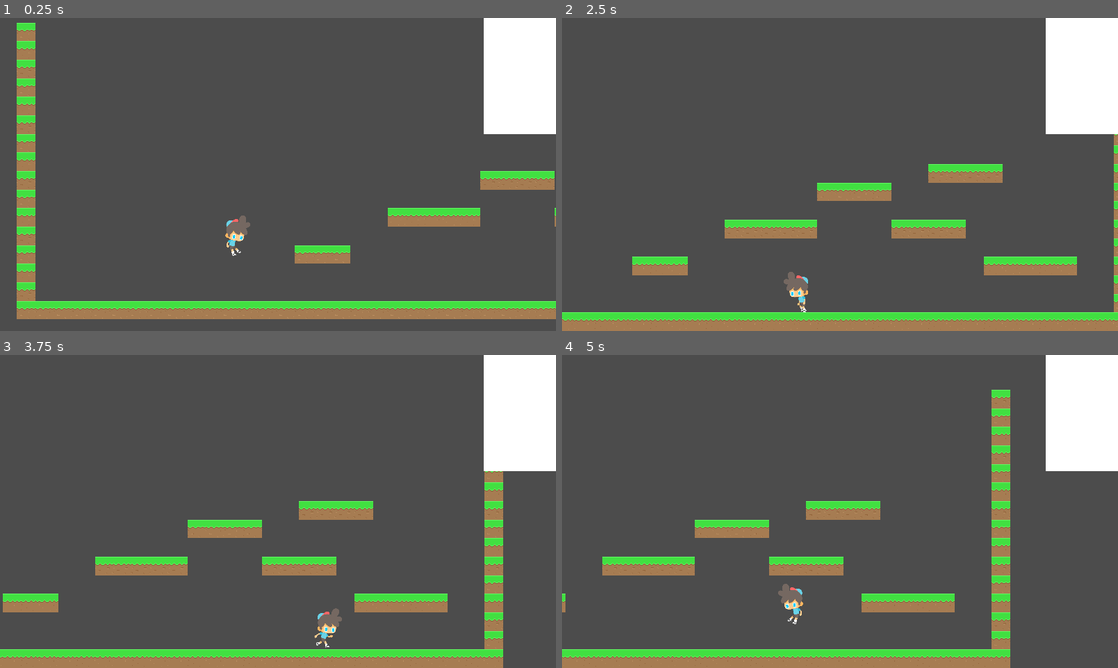
Above: before the commit, frames 1-4 (two rows, left to right).
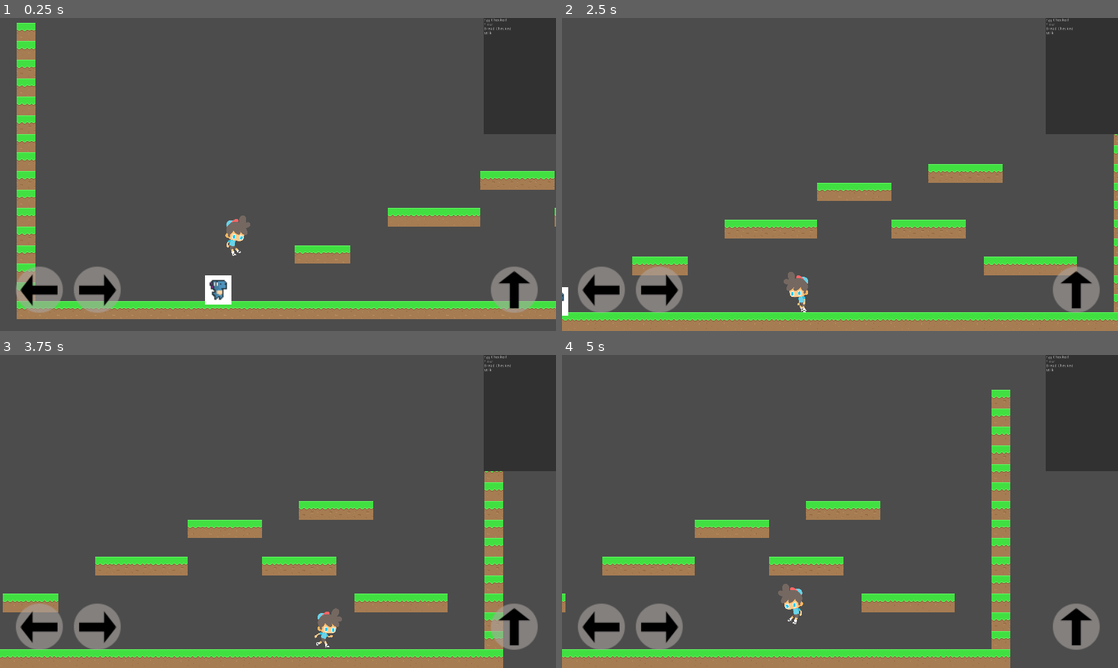
Above: after the commit, the same moments.

Repository: SzilardKosa/BankToTheFuture
Game: Godot game, scene res://src/Levels/TestLevelAAron.tscn
Same seed, same stepped clock (60 frames per second), same inputs: the game is played once before the commit and once after it. This scene is started directly instead of the project's main scene.
Inputs:
- Up to frame 1 (0.25 s): no input
- Up to frame 2 (2.5 s): hold Up (jump) 0.53-1.28 s; hold Right (move_right) 0.53-2.03 s; tap K (drop, bound only before the commit) at 0.6, 1.55, 2.1 s; tap Up (jump) at 1.35, 1.52, 1.82 s; hold Left (move_left) from 2.03 s (still down); hold Up (jump) from 2.03 s (still down)
- Up to frame 3 (3.75 s): release Left (move_left) at 2.78 s; release Up (jump) at 2.78 s; hold Right (move_right) from 2.78 s (still down); tap K (drop, bound only before the commit) at 2.85 s; tap Up (jump) at 3.02, 3.32 s; hold Up (jump) from 3.53 s (still down)
- Up to frame 4 (5 s): release Right (move_right) at 4.28 s; release Up (jump) at 4.28 s; hold Left (move_left) from 4.28 s (still down); tap K (drop, bound only before the commit) at 4.35 s; tap Up (jump) at 4.52, 4.82 s

The runs differ from the first frame. In frame 1, 8.1% of the frame differs, in the area x 2-100%, y 0-95%; in frame 2, 7.8%; in frame 3, 7.7%; in frame 4, 7.7%.

Commit message:
ShoppingList, ShopUI workon

Diff:
--- a/project.godot
+++ b/project.godot
@@ -14,6 +14,11 @@
 "language": "GDScript",
 "path": "res://src/Actors/Actor.gd"
 }, {
+"base": "Node",
+"class": "ShopItem",
+"language": "GDScript",
+"path": "res://src/Class/ShopItem.gd"
+}, {
 "base": "RigidBody2D",
 "class": "Trash",
 "language": "GDScript",
@@ -26,6 +31,7 @@
 } ]
 _global_script_class_icons={
 "Actor": "",
+"ShopItem": "",
 "Trash": "",
 "TrashCan": ""
 }
@@ -33,7 +39,7 @@
 [application]
 
 config/name="BankToTheFuture"
-run/main_scene="res://src/Levels/TestLevelSzilard.tscn"
+run/main_scene="res://src/Levels/TestLevelPista.tscn"
 config/icon="res://icon.png"
 
 [autoload]
@@ -70,11 +76,6 @@
 , Object(InputEventKey,"resource_local_to_scene":false,"resource_name":"","device":0,"alt":false,"shift":false,"control":false,"meta":false,"command":false,"pressed":false,"scancode":68,"unicode":0,"echo":false,"script":null)
  ]
 }
-drop={
-"deadzone": 0.5,
-"events": [ Object(InputEventKey,"resource_local_to_scene":false,"resource_name":"","device":0,"alt":false,"shift":false,"control":false,"meta":false,"command":false,"pressed":false,"scancode":75,"unicode":0,"echo":false,"script":null)
- ]
-}
 
 [input_devices]
 
@@ -86,7 +87,6 @@
 2d_physics/layer_2="environment"
 2d_physics/layer_3="enemy"
 2d_physics/layer_4="objects"
-2d_physics/layer_5="trashcan"
 
 [rendering]
 
--- /dev/null
+++ b/src/Actors/Hustler.gd
@@ -0,0 +1,23 @@
+extends Actor
+func _physics_process(delta: float) -> void:
+	var is_jump_interrupted: = Input.is_action_just_released("jump") and _velocity.y < 0.0
+	var direction: = Vector2(0,0)
+	_velocity = calculate_move_velocity(_velocity, direction, speed, is_jump_interrupted)
+	var snap: Vector2 = Vector2.DOWN * 60.0 if direction.y == 0.0 else Vector2.ZERO
+	_velocity = move_and_slide_with_snap(
+		_velocity, snap, FLOOR_NORMAL, true
+	)
+
+func calculate_move_velocity(
+		linear_velocity: Vector2,
+		direction: Vector2,
+		speed: Vector2,
+		is_jump_interrupted: bool
+	) -> Vector2:
+	var velocity: = linear_velocity
+	velocity.x = speed.x * direction.x
+	if direction.y != 0.0:
+		velocity.y = speed.y * direction.y
+	if is_jump_interrupted:
+		velocity.y = 0.0
+	return velocity
--- /dev/null
+++ b/src/Actors/Hustler.tscn
@@ -0,0 +1,30 @@
+[gd_scene load_steps=5 format=2]
+
+[ext_resource path="res://assets/hustler/hustlerDino.png" type="Texture" id=1]
+[ext_resource path="res://src/Actors/Hustler.gd" type="Script" id=2]
+
+[sub_resource type="SpriteFrames" id=2]
+animations = [ {
+"frames": [ ExtResource( 1 ) ],
+"loop": true,
+"name": "idle",
+"speed": 20.0
+} ]
+
+[sub_resource type="RectangleShape2D" id=1]
+extents = Vector2( 32.8484, 36.1189 )
+
+[node name="Hustler" type="KinematicBody2D"]
+collision_mask = 2
+script = ExtResource( 2 )
+
+[node name="AnimatedSprite" type="AnimatedSprite" parent="."]
+position = Vector2( -3.17175, -39.5863 )
+scale = Vector2( 4, 4 )
+frames = SubResource( 2 )
+animation = "idle"
+playing = true
+
+[node name="CollisionShape2D" type="CollisionShape2D" parent="."]
+position = Vector2( 0.529739, -37.9891 )
+shape = SubResource( 1 )
--- /dev/null
+++ b/src/Class/ShopItem.gd
@@ -0,0 +1,30 @@
+extends Node
+class_name ShopItem
+var _value
+var _checked
+var _name
+
+
+func _init(name, value, checked):
+	_name = name
+	_value = value
+	_checked = checked
+
+func getValue():
+	return _value
+func getName():
+	return _name
+func getChecked():
+	return _checked
+func setName(name):
+	_name = name
+	pass
+func setChecked(checked):
+	_checked = checked
+	pass
+func setValue(value):
+	_value = value
+	pass
+func print_test():
+	print(_name + " " + str(_value) )
+	pass
--- /dev/null
+++ b/src/Class/ShoppingListItem.gd
@@ -0,0 +1,18 @@
+extends Node
+var _value
+var _checked
+
+func _init(value, checked):
+	_value = value
+	_checked = checked
+
+func getValue():
+	return _value
+func getChecked():
+	return _checked
+func setChecked(checked):
+	_checked = checked
+	pass
+func setValue(value):
+	_value = value
+	pass
--- /dev/null
+++ b/src/Levels/TestLevelAAron.gd
@@ -0,0 +1,15 @@
+extends Node2D
+const testList = ["Egg", "Flour", "Bread", "Milk"]
+func _ready():
+	#$InterfaceLayer/Shop.Add_List("Starting List /n Is remek")
+	for item in testList:
+		$InterfaceLayer/Shop.Add_List(item)
+	$InterfaceLayer/Shop.Cross_Out_Item("Egg")
+	$InterfaceLayer/Shop.Cross_Out_Item("Bread")
+	$InterfaceLayer/Shop.Draw_List()
+	pass # Replace with function body.
+
+
+# Called every frame. 'delta' is the elapsed time since the previous frame.
+#func _process(delta):
+#	pass
--- a/src/Levels/TestLevelAAron.tscn
+++ b/src/Levels/TestLevelAAron.tscn
@@ -1,9 +1,12 @@
-[gd_scene load_steps=8 format=2]
+[gd_scene load_steps=11 format=2]
 
 [ext_resource path="res://src/Actors/Player.tscn" type="PackedScene" id=1]
 [ext_resource path="res://assets/tiles/Grass.png" type="Texture" id=2]
 [ext_resource path="res://src/UserInterface/ShoppingList.tscn" type="PackedScene" id=3]
 [ext_resource path="res://assets/tiles/GrassMid.png" type="Texture" id=4]
+[ext_resource path="res://src/UserInterface/TouchControl.tscn" type="PackedScene" id=5]
+[ext_resource path="res://src/Levels/TestLevelAAron.gd" type="Script" id=6]
+[ext_resource path="res://src/Actors/Hustler.tscn" type="PackedScene" id=7]
 
 [sub_resource type="ConvexPolygonShape2D" id=1]
 points = PoolVector2Array( 128, 128, 0, 128, 0, 0, 128, 0 )
@@ -56,10 +59,13 @@
 1/z_index = 0
 
 [node name="TestLevel" type="Node2D"]
+script = ExtResource( 6 )
 
 [node name="InterfaceLayer" type="CanvasLayer" parent="."]
 
-[node name="Control" parent="InterfaceLayer" instance=ExtResource( 3 )]
+[node name="Shop" parent="InterfaceLayer" instance=ExtResource( 3 )]
+
+[node name="Touch" parent="InterfaceLayer" instance=ExtResource( 5 )]
 
 [node name="TileMap" type="TileMap" parent="."]
 scale = Vector2( 0.5, 0.5 )
@@ -74,3 +80,6 @@
 position = Vector2( 744, 696 )
 speed = Vector2( 800, 1800 )
 gravity = 6000.0
+
+[node name="Hustler" parent="." instance=ExtResource( 7 )]
+position = Vector2( 698.456, 990.538 )
--- /dev/null
+++ b/src/UserInterface/ShopUI.gd
@@ -0,0 +1,34 @@
+extends Control
+#var ShopItem = load("res://src/Class/ShopItem.gd")
+var Items := []
+# Called when the node enters the scene tree for the first time.
+func _ready():
+	print("ALMA")
+	Add_Item_Name("Egg",150)
+	draw_Item_List()
+	pass # Replace with function body.
+
+
+# Called every frame. 'delta' is the elapsed time since the previous frame.
+#func _process(delta):
+#	pass
+
+func draw_Item_List():
+	$CanvasLayer2/ItemList.clear()
+	for item in Items:
+		$CanvasLayer2/ItemList.add_item(item.getName())
+
+func _on_Accept_pressed():
+	$CanvasLayer2/ItemList.add_item("Added",null,true)
+	pass # Replace with function body.
+
+func Add_Item(item):
+	Items.append(item)
+	pass
+func Add_Item_Name(name, value):
+	Items.append(ShopItem.new(name, value, true))
+	pass
+func _on_ItemList_multi_selected(index, selected):
+	if Items.size() > index:
+		$CanvasLayer2/ItemList.add_item(str(Items[index].getValue()),null,true)
+	pass # Replace with function body.
--- /dev/null
+++ b/src/UserInterface/ShopUI.tscn
@@ -0,0 +1,107 @@
+[gd_scene load_steps=5 format=2]
+
+[ext_resource path="res://src/UserInterface/ShopUI.gd" type="Script" id=1]
+[ext_resource path="res://assets/ui/fonts/AkayaKanadaka-Regular.ttf" type="DynamicFontData" id=2]
+
+[sub_resource type="DynamicFont" id=2]
+size = 64
+font_data = ExtResource( 2 )
+
+[sub_resource type="DynamicFont" id=1]
+size = 48
+font_data = ExtResource( 2 )
+
+[node name="ShopUI" type="Control"]
+anchor_right = 1.0
+anchor_bottom = 1.0
+margin_left = 3.75
+margin_top = 3.69023
+margin_right = 3.75
+margin_bottom = 3.69019
+rect_min_size = Vector2( 1920, 1080 )
+script = ExtResource( 1 )
+__meta__ = {
+"_edit_use_anchors_": false
+}
+
+[node name="CanvasLayer" type="CanvasLayer" parent="."]
+layer = 50
+
+[node name="ColorRect" type="ColorRect" parent="CanvasLayer"]
+anchor_right = 1.0
+anchor_bottom = 1.0
+margin_left = 4.48987
+margin_top = 2.24492
+margin_right = 4.48987
+margin_bottom = 2.24487
+color = Color( 0.262745, 0.262745, 0.262745, 0.831373 )
+__meta__ = {
+"_edit_use_anchors_": false
+}
+
+[node name="CanvasLayer2" type="CanvasLayer" parent="."]
+layer = 51
+
+[node name="ItemList" type="ItemList" parent="CanvasLayer2"]
+anchor_left = 0.5
+anchor_top = 0.5
+anchor_right = 0.5
+anchor_bottom = 0.5
+margin_left = -409.016
+margin_top = -206.184
+margin_right = 340.984
+margin_bottom = 293.816
+rect_min_size = Vector2( 250, 50 )
+custom_fonts/font = SubResource( 2 )
+items = [ "Item 0", null, false, "Item 1", null, false, "Item 2", null, false, "Item 3", null, false ]
+select_mode = 1
+max_columns = 3
+__meta__ = {
+"_edit_use_anchors_": false
+}
+
+[node name="PriceSum" type="Label" parent="CanvasLayer2"]
+margin_left = 549.326
+margin_top = 224.266
+margin_right = 967.326
+margin_bottom = 336.266
+text = "25000"
+__meta__ = {
+"_edit_use_anchors_": false
+}
+
+[node name="Wealth" type="Label" parent="CanvasLayer2"]
+margin_left = 1024.47
+margin_top = 190.607
+margin_right = 1285.47
+margin_bottom = 337.607
+custom_fonts/font = SubResource( 1 )
+text = "25000a"
+__meta__ = {
+"_edit_use_anchors_": false
+}
+
+[node name="Exit" type="Button" parent="CanvasLayer2"]
+margin_left = 1302.76
+margin_top = 345.218
+margin_right = 1528.76
+margin_bottom = 471.218
+__meta__ = {
+"_edit_use_anchors_": false
+}
+
+[node name="Accept" type="Button" parent="CanvasLayer2"]
+anchor_left = 0.5
+anchor_right = 0.5
+margin_left = 0.513977
+margin_top = 835.491
+margin_right = 68.5139
+margin_bottom = 862.491
+rect_scale = Vector2( 5, 5 )
+text = "Accept"
+__meta__ = {
+"_edit_use_anchors_": false
+}
+[connection signal="item_selected" from="CanvasLayer2/ItemList" to="." method="_on_ItemList_item_selected"]
+[connection signal="multi_selected" from="CanvasLayer2/ItemList" to="." method="_on_ItemList_multi_selected"]
+[connection signal="pressed" from="CanvasLayer2/Accept" to="." method="_on_Accept_pressed"]
--- a/src/UserInterface/ShoppingList.gd
+++ b/src/UserInterface/ShoppingList.gd
@@ -1,10 +1,33 @@
 extends Control
-
+var ShoppingListItem = load("res://src/Class/ShoppingListItem.gd")
+var List = Array()
 # Called when the node enters the scene tree for the first time.
 func _ready():
-	$ShoppingListLabel.text = "Starter List!"
 	pass # Replace with function body.
 
 func Add_List(text):
-	$ShoppingListLabel.text = text
+	List.append(ShoppingListItem.new(text, false))
 	pass
+
+func Get_List():
+	return List
+
+func Clear_List():
+	$CanvasLayer2/ShoppingListLabel.text = ""
+	pass
+
+func Cross_Out_Item(cItem):
+	for item in List:
+		if item.getValue() == cItem:
+			item.setChecked(true)
+	pass
+
+func Draw_List():
+	Clear_List()
+	for item in List:
+		$CanvasLayer2/ShoppingListLabel.text += item.getValue()
+		if item.getChecked():
+			$CanvasLayer2/ShoppingListLabel.text += " Checked"
+		$CanvasLayer2/ShoppingListLabel.text += "\n"
+
+	pass
--- a/src/UserInterface/ShoppingList.tscn
+++ b/src/UserInterface/ShoppingList.tscn
@@ -1,10 +1,18 @@
-[gd_scene load_steps=2 format=2]
+[gd_scene load_steps=4 format=2]
 
 [ext_resource path="res://src/UserInterface/ShoppingList.gd" type="Script" id=1]
+[ext_resource path="res://assets/ui/fonts/AkayaKanadaka-Regular.ttf" type="DynamicFontData" id=2]
+
+[sub_resource type="DynamicFont" id=1]
+size = 120
+outline_color = Color( 0, 0, 0, 1 )
+font_data = ExtResource( 2 )
 
 [node name="Control" type="Control"]
 anchor_right = 1.0
 anchor_bottom = 1.0
+margin_top = -2.24493
+margin_bottom = -2.24487
 rect_min_size = Vector2( 1920, 1080 )
 script = ExtResource( 1 )
 __meta__ = {
@@ -12,21 +20,31 @@
 }
 
 [node name="CanvasLayer" type="CanvasLayer" parent="."]
+layer = 28
 
 [node name="ColorRect" type="ColorRect" parent="CanvasLayer"]
 anchor_left = 1.0
 anchor_right = 1.0
-margin_left = -250.0
+margin_left = -249.333
+margin_right = 0.66748
 margin_bottom = 400.0
+color = Color( 0.192157, 0.192157, 0.192157, 1 )
 __meta__ = {
 "_edit_use_anchors_": false
 }
 
-[node name="ShoppingListLabel" type="RichTextLabel" parent="."]
+[node name="CanvasLayer2" type="CanvasLayer" parent="."]
+layer = 30
+
+[node name="ShoppingListLabel" type="RichTextLabel" parent="CanvasLayer2"]
 anchor_left = 1.0
 anchor_right = 1.0
-margin_left = -250.0
-margin_bottom = 400.0
+margin_left = -248.665
+margin_top = 1.09216
+margin_right = 1.33472
+margin_bottom = 401.092
+custom_fonts/mono_font = SubResource( 1 )
+text = "Starter Text"
 __meta__ = {
 "_edit_use_anchors_": false
 }
Binary file added: assets/hustler/hustlerDino.png
Not shown, added: assets/hustler/hustlerDino.png.import
